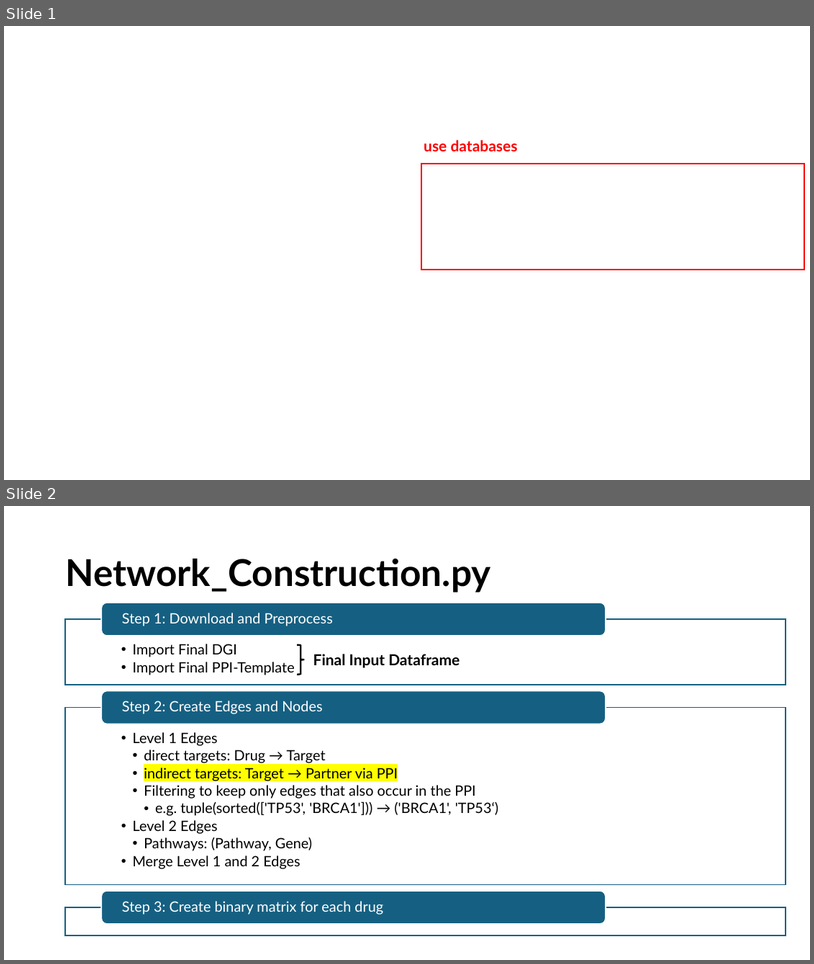
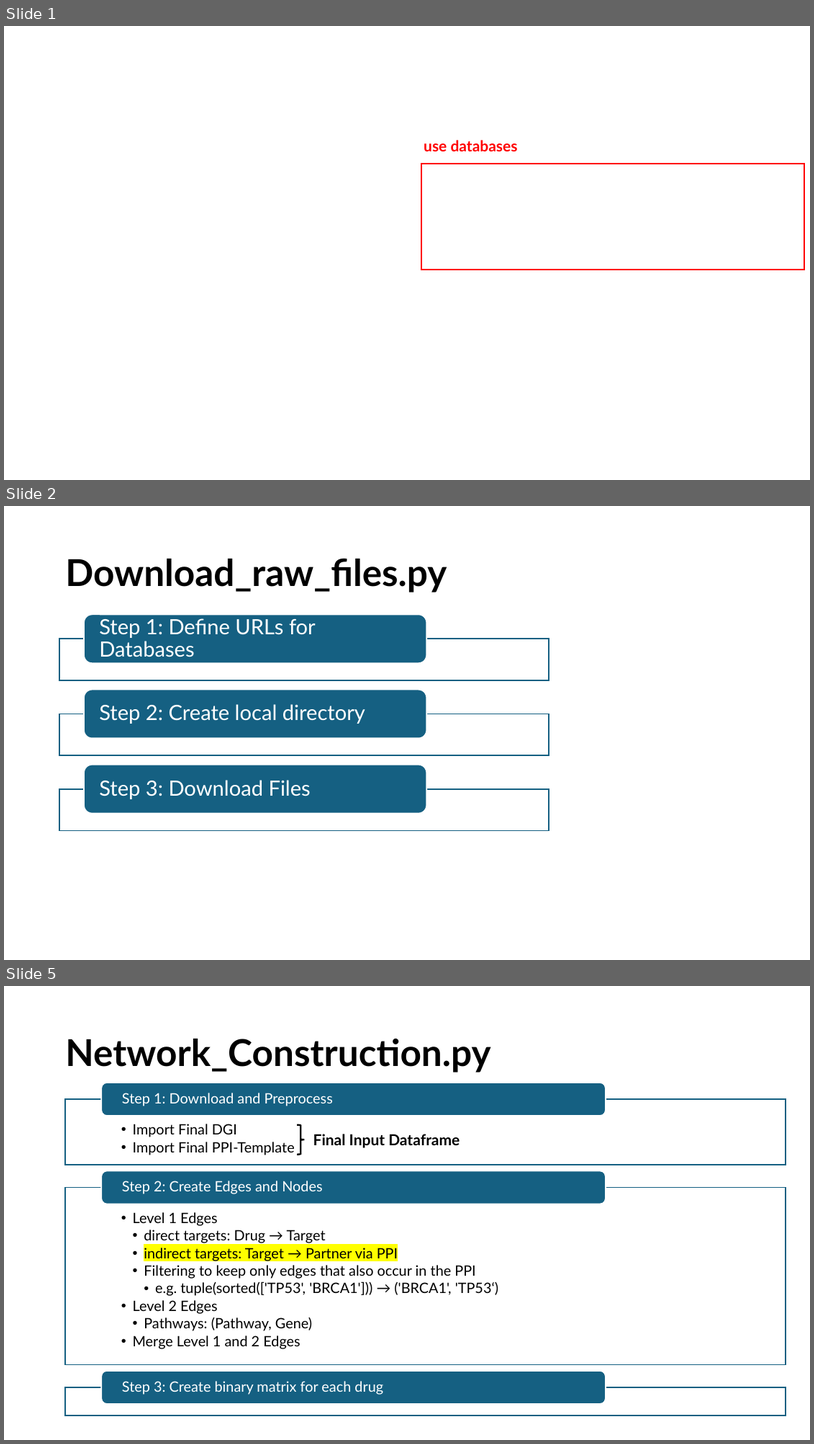
Before and after one commit to txm0324/Bachelor-Thesis, a slide deck: Overview_Network.pptx. Shown one above the other, each under a label of ours: slides 1 and 2 before the commit, slides 1, 2 and 5 after it; the slides between them are not shown. The pictures are 814x964 and 814x1444 pixels, drawn with LibreOffice and Linux fonts; fonts in the diff are those of the drawing; background and template pictures are left out. Boxes give left, top, right and bottom in pixels: in the first picture for what was removed or moved away, otherwise in the second. Text is boxed around its words. In the diff, an @@ line names an element or a change of style, - is before the commit and + after.

```diff
--- a/Overview_Network.pptx
+++ b/Overview_Network.pptx
@@ slide 2 added at [4, 506, 810, 960], background #FFFFFF @@
@@ title added at [65, 558, 447, 592], 44 pt, text #000000, bold @@
+Download_raw_files.py
@@ group added at [59, 614, 550, 830]: 3 rectangles, 3 rounded rectangles, 3 texts @@
+Step 1: Define URLs for Databases
+Step 2: Create local directory
+Step 3: Download Files
@@ what was slide 2 is now slide 5 @@
```
Also in this commit, not shown: 2 other slides added, 1 other file.
